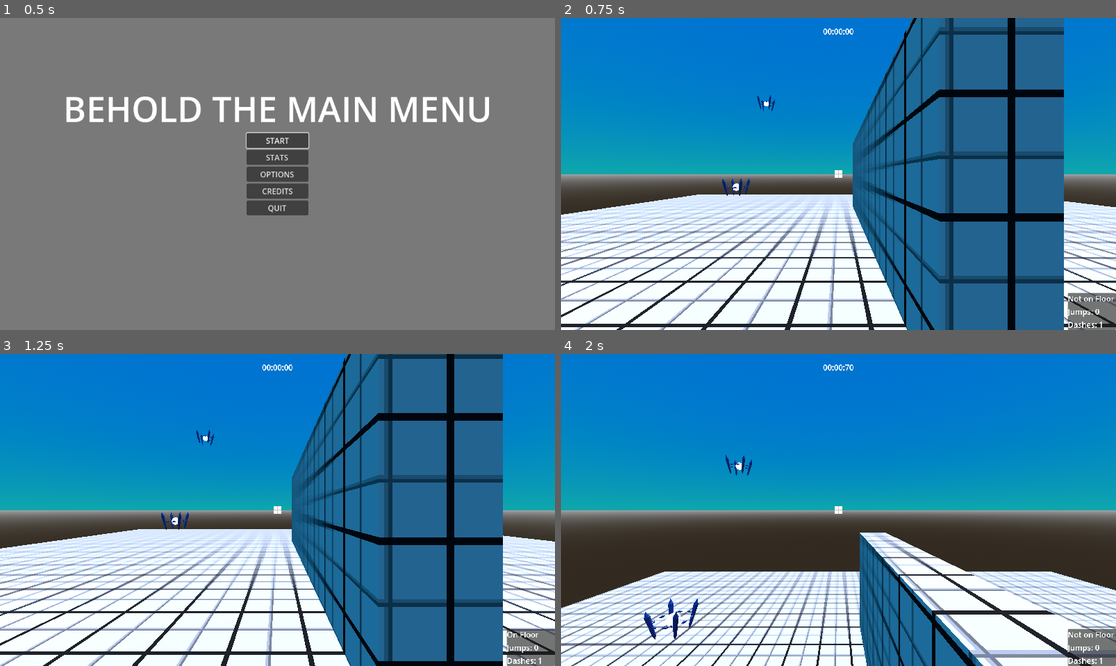
Above: before the commit, frames 1-4 (two rows, left to right).
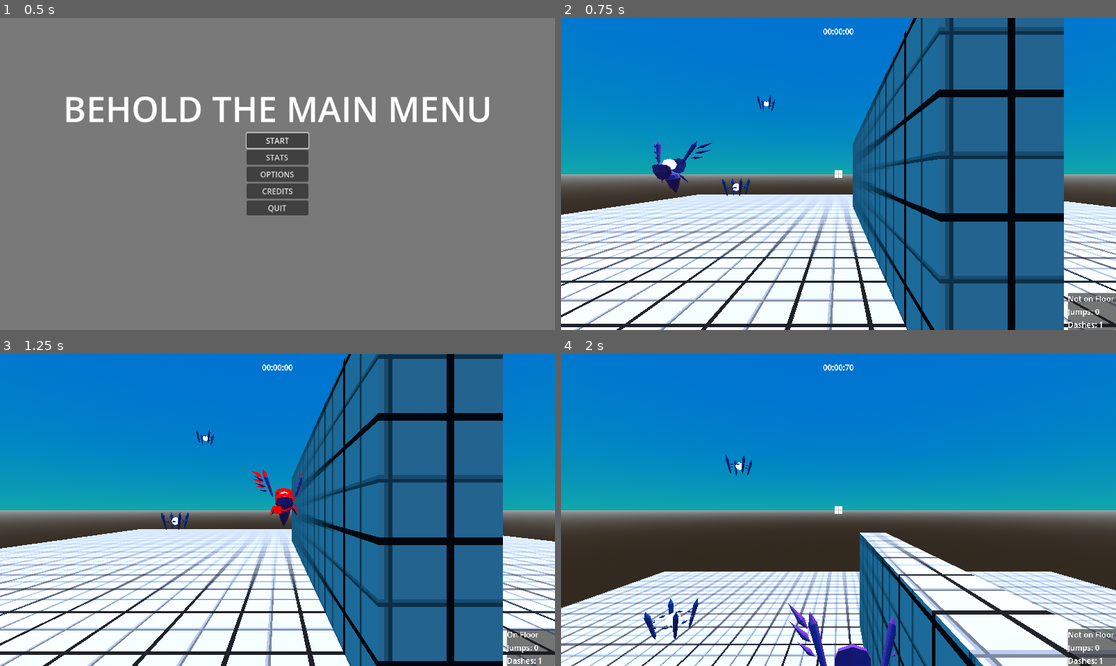
Above: after the commit, the same moments.

Repository: lucasrumney94/GodotGoneWild
Game: Godot game, scene res://Main/main_menu.tscn
Two runs of this game, one before a commit and one after it. Both use one fixed random seed, a clock stepped at 60 frames per second and the inputs below.
Inputs (mouse positions are in pixels of both pictures, inside the frame that each line leads up to):
- Up to frame 1 (0.5 s): no input
- Up to frame 2 (0.75 s): click "START" at 0.5 s
- Up to frame 3 (1.25 s): no input
- Up to frame 4 (2 s): move the mouse to (866, 510) at 1.27 s; hold W (move_forward) from 1.28 s (still down); click (866, 510) at 1.35 s; tap Space (jump) at 1.52 s

Frame 1 is identical in both runs. In frame 2, 0.5% of the frame differs, in the area x 16-28%, y 39-57%; in frame 3, 0.5%; in frame 4, 1.0%, in the area x 23-61%, y 79-100%.

Commit message:
added Outliner Component to add to enemies
Because the enemy meshes are multiple meshes, i added a component to go through their hierarchy and select the meshes, duplicate their materials, and add the outline material so they can be properly highlighted when the player targets them

Diff:
--- a/godot-wild-tower/Main/main_game.tscn
+++ b/godot-wild-tower/Main/main_game.tscn
@@ -6,6 +6,7 @@
 [ext_resource type="PackedScene" uid="uid://do1pmtbmc423e" path="res://UI/pause_menu.tscn" id="2_2vuh2"]
 [ext_resource type="PackedScene" uid="uid://y00sgnh5ws4h" path="res://Objects/Environment/finish_area.tscn" id="6_ga075"]
 [ext_resource type="PackedScene" uid="uid://5x1047hex40t" path="res://Objects/Enemies/BasicEnemyOUTLINE_TEST.tscn" id="6_kji67"]
+[ext_resource type="PackedScene" uid="uid://c08aetbdbnjbc" path="res://Objects/Enemies/MobileEnemy_OUTLINE.tscn" id="7_7tlvw"]
 
 [sub_resource type="ProceduralSkyMaterial" id="ProceduralSkyMaterial_m2u75"]
 sky_top_color = Color(0, 0.446616, 0.82605, 1)
@@ -18,6 +19,9 @@
 background_mode = 2
 sky = SubResource("Sky_2t8uw")
 
+[sub_resource type="SphereMesh" id="SphereMesh_aawc2"]
+radius = 0.2
+
 [sub_resource type="BoxShape3D" id="BoxShape3D_ibbg3"]
 size = Vector3(28, 1, 28)
 
@@ -26,9 +30,6 @@
 [sub_resource type="BoxShape3D" id="BoxShape3D_8aowc"]
 size = Vector3(1, 5, 10)
 
-[sub_resource type="SphereMesh" id="SphereMesh_aawc2"]
-radius = 0.2
-
 [node name="MainGame" type="Node3D"]
 script = ExtResource("1_14x2i")
 pause_menu_scene = ExtResource("2_2vuh2")
@@ -36,56 +37,12 @@
 [node name="WorldEnvironment" type="WorldEnvironment" parent="."]
 environment = SubResource("Environment_clk17")
 
-[node name="Floor" type="StaticBody3D" parent="."]
+[node name="Environment" type="Node3D" parent="."]
 
-[node name="CollisionShape3D" type="CollisionShape3D" parent="Floor"]
-shape = SubResource("BoxShape3D_ibbg3")
-
-[node name="MeshInstance3D" type="MeshInstance3D" parent="Floor"]
-transform = Transform3D(28, 0, 0, 0, 1, 0, 0, 0, 28, 0, 0, 0)
-material_override = ExtResource("1_ywoid")
-mesh = SubResource("BoxMesh_hlqw6")
-
-[node name="Floor3" type="StaticBody3D" parent="."]
-transform = Transform3D(1, 0, 0, 0, 1, 0, 0, 0, 1, 26.2435, 20.4398, 0)
-
-[node name="CollisionShape3D" type="CollisionShape3D" parent="Floor3"]
-shape = SubResource("BoxShape3D_ibbg3")
-
-[node name="MeshInstance3D" type="MeshInstance3D" parent="Floor3"]
-transform = Transform3D(28, 0, 0, 0, 1, 0, 0, 0, 28, 0, 0, 0)
-material_override = ExtResource("1_ywoid")
-mesh = SubResource("BoxMesh_hlqw6")
-
-[node name="Floor2" type="StaticBody3D" parent="."]
-transform = Transform3D(1, 0, 0, 0, 1, 0, 0, 0, 1, 0, 37.8598, 18.5612)
-
-[node name="CollisionShape3D" type="CollisionShape3D" parent="Floor2"]
-shape = SubResource("BoxShape3D_ibbg3")
-
-[node name="MeshInstance3D" type="MeshInstance3D" parent="Floor2"]
-transform = Transform3D(28, 0, 0, 0, 1, 0, 0, 0, 28, 0, 0, 0)
-material_override = ExtResource("1_ywoid")
-mesh = SubResource("BoxMesh_hlqw6")
-
-[node name="Wall" type="StaticBody3D" parent="."]
-transform = Transform3D(1, 0, 0, 0, 1, 0, 0, 0, 1, -0.0784936, 1.58037, -2.15353)
-
-[node name="CollisionShape3D" type="CollisionShape3D" parent="Wall"]
-shape = SubResource("BoxShape3D_8aowc")
-
-[node name="MeshInstance3D" type="MeshInstance3D" parent="Wall"]
-transform = Transform3D(1, 0, 0, 0, 5, 0, 0, 0, 10, 0, 0, 0)
-material_override = ExtResource("1_ywoid")
-mesh = SubResource("BoxMesh_hlqw6")
-
-[node name="Player" parent="." instance=ExtResource("1_27g07")]
-transform = Transform3D(1, 0, 0, 0, 1, 0, 0, 0, 1, -1.39197, 0.749502, 4.78003)
-
-[node name="DirectionalLight3D" type="DirectionalLight3D" parent="."]
+[node name="DirectionalLight3D" type="DirectionalLight3D" parent="Environment"]
 transform = Transform3D(1, 0, 0, 0, -0.455545, 0.890213, 0, -0.890213, -0.455545, 0, 0, 0)
 
-[node name="CPUParticles3D" type="CPUParticles3D" parent="."]
+[node name="CPUParticles3D" type="CPUParticles3D" parent="Environment"]
 transform = Transform3D(1, 0, 0, 0, 1, 0, 0, 0, 1, 0, 69.3802, 0)
 layers = 4
 amount = 500
@@ -93,6 +50,54 @@
 mesh = SubResource("SphereMesh_aawc2")
 emission_shape = 3
 emission_box_extents = Vector3(28, 1, 28)
+
+[node name="Floor" type="StaticBody3D" parent="Environment"]
+
+[node name="CollisionShape3D" type="CollisionShape3D" parent="Environment/Floor"]
+shape = SubResource("BoxShape3D_ibbg3")
+
+[node name="MeshInstance3D" type="MeshInstance3D" parent="Environment/Floor"]
+transform = Transform3D(28, 0, 0, 0, 1, 0, 0, 0, 28, 0, 0, 0)
+material_override = ExtResource("1_ywoid")
+mesh = SubResource("BoxMesh_hlqw6")
+
+[node name="Floor3" type="StaticBody3D" parent="Environment"]
+transform = Transform3D(1, 0, 0, 0, 1, 0, 0, 0, 1, 26.2435, 20.4398, 0)
+
+[node name="CollisionShape3D" type="CollisionShape3D" parent="Environment/Floor3"]
+shape = SubResource("BoxShape3D_ibbg3")
+
+[node name="MeshInstance3D" type="MeshInstance3D" parent="Environment/Floor3"]
+transform = Transform3D(28, 0, 0, 0, 1, 0, 0, 0, 28, 0, 0, 0)
+material_override = ExtResource("1_ywoid")
+mesh = SubResource("BoxMesh_hlqw6")
+
+[node name="Floor2" type="StaticBody3D" parent="Environment"]
+transform = Transform3D(1, 0, 0, 0, 1, 0, 0, 0, 1, 0, 37.8598, 18.5612)
+
+[node name="CollisionShape3D" type="CollisionShape3D" parent="Environment/Floor2"]
+shape = SubResource("BoxShape3D_ibbg3")
+
+[node name="MeshInstance3D" type="MeshInstance3D" parent="Environment/Floor2"]
+transform = Transform3D(28, 0, 0, 0, 1, 0, 0, 0, 28, 0, 0, 0)
+material_override = ExtResource("1_ywoid")
+mesh = SubResource("BoxMesh_hlqw6")
+
+[node name="Wall" type="StaticBody3D" parent="Environment"]
+transform = Transform3D(1, 0, 0, 0, 1, 0, 0, 0, 1, -0.0784936, 1.58037, -2.15353)
+
+[node name="CollisionShape3D" type="CollisionShape3D" parent="Environment/Wall"]
+shape = SubResource("BoxShape3D_8aowc")
+
+[node name="MeshInstance3D" type="MeshInstance3D" parent="Environment/Wall"]
+transform = Transform3D(1, 0, 0, 0, 5, 0, 0, 0, 10, 0, 0, 0)
+material_override = ExtResource("1_ywoid")
+mesh = SubResource("BoxMesh_hlqw6")
+
+[node name="FinishArea" parent="Environment" instance=ExtResource("6_ga075")]
+
+[node name="Player" parent="." instance=ExtResource("1_27g07")]
+transform = Transform3D(1, 0, 0, 0, 1, 0, 0, 0, 1, -1.39197, 0.749502, 4.78003)
 
 [node name="BasicEnemy4" parent="." instance=ExtResource("6_kji67")]
 transform = Transform3D(1, 0, 0, 0, 1, 0, 0, 0, 1, -6.29282, 1.22017, -5.2885)
@@ -115,4 +120,5 @@
 [node name="BasicEnemy10" parent="." instance=ExtResource("6_kji67")]
 transform = Transform3D(1, 0, 0, 0, 1, 0, 0, 0, 1, -3.69269, 45.0464, 4.66635)
 
-[node name="FinishArea" parent="." instance=ExtResource("6_ga075")]
+[node name="MobileEnemy_OUTLINE" parent="." instance=ExtResource("7_7tlvw")]
+transform = Transform3D(1, 0, 0, 0, 1, 0, 0, 0, 1, -9.53243, 1.70001, -2.06288)
--- a/godot-wild-tower/Objects/Enemies/BasicEnemyOUTLINE_TEST.tscn
+++ b/godot-wild-tower/Objects/Enemies/BasicEnemyOUTLINE_TEST.tscn
@@ -1,27 +1,29 @@
-[gd_scene load_steps=8 format=3 uid="uid://5x1047hex40t"]
+[gd_scene load_steps=10 format=3 uid="uid://5x1047hex40t"]
 
+[ext_resource type="Material" uid="uid://bio0jujhqeko5" path="res://Objects/Enemies/outline_material.tres" id="1_1twxw"]
 [ext_resource type="Shader" path="res://Objects/Enemies/outline_shader.gdshader" id="1_peusp"]
 [ext_resource type="Shader" path="res://Objects/Enemies/basic_shader.gdshader" id="2_m1ntn"]
 [ext_resource type="PackedScene" uid="uid://dpsgthsbj685l" path="res://Objects/Enemies/Cherubim.glb" id="3_8yv4s"]
+[ext_resource type="PackedScene" uid="uid://bonck86xrxwj0" path="res://Objects/Enemies/outliner_component.tscn" id="4_5e2qh"]
 
 [sub_resource type="BoxShape3D" id="BoxShape3D_ttc4u"]
 
 [sub_resource type="BoxMesh" id="BoxMesh_jbor8"]
 
-[sub_resource type="ShaderMaterial" id="ShaderMaterial_gv040"]
+[sub_resource type="ShaderMaterial" id="ShaderMaterial_dr681"]
+resource_local_to_scene = true
+render_priority = 0
+next_pass = ExtResource("1_1twxw")
+shader = ExtResource("2_m1ntn")
+
+[sub_resource type="ShaderMaterial" id="ShaderMaterial_qalsm"]
 resource_local_to_scene = true
 render_priority = 0
 shader = ExtResource("1_peusp")
 shader_parameter/color = Color(1, 0, 0, 1)
 shader_parameter/size = 1.0
 
-[sub_resource type="ShaderMaterial" id="ShaderMaterial_dr681"]
-resource_local_to_scene = true
-render_priority = 0
-next_pass = SubResource("ShaderMaterial_gv040")
-shader = ExtResource("2_m1ntn")
-
-[node name="BasicEnemy" type="CharacterBody3D"]
+[node name="BasicEnemy_OUTLINE" type="CharacterBody3D"]
 collision_layer = 2
 
 [node name="BasicEnemyCollider" type="CollisionShape3D" parent="."]
@@ -34,3 +36,6 @@
 surface_material_override/0 = SubResource("ShaderMaterial_dr681")
 
 [node name="Cherubim" parent="." instance=ExtResource("3_8yv4s")]
+
+[node name="OutlinerComponent" parent="." instance=ExtResource("4_5e2qh")]
+outline_material = SubResource("ShaderMaterial_qalsm")
--- /dev/null
+++ b/godot-wild-tower/Objects/Enemies/MobileEnemy_OUTLINE.tscn
@@ -0,0 +1,34 @@
+[gd_scene load_steps=7 format=3 uid="uid://c08aetbdbnjbc"]
+
+[ext_resource type="Script" path="res://Objects/Enemies/mobileenemy.gd" id="1_ou6b6"]
+[ext_resource type="PackedScene" uid="uid://bonck86xrxwj0" path="res://Objects/Enemies/outliner_component.tscn" id="2_7bmx8"]
+[ext_resource type="PackedScene" uid="uid://cvtcfxlkl0fw6" path="res://Objects/Enemies/Elohim.glb" id="2_sq8n4"]
+[ext_resource type="Shader" path="res://Objects/Enemies/outline_shader.gdshader" id="3_gibdk"]
+
+[sub_resource type="ShaderMaterial" id="ShaderMaterial_l2acr"]
+resource_local_to_scene = true
+render_priority = 0
+shader = ExtResource("3_gibdk")
+shader_parameter/color = Color(1, 0, 0, 1)
+shader_parameter/size = 1.0
+
+[sub_resource type="CylinderShape3D" id="CylinderShape3D_8n1er"]
+height = 1.5
+radius = 0.6
+
+[node name="MobileEnemy_OUTLINE" type="CharacterBody3D"]
+collision_layer = 2
+script = ExtResource("1_ou6b6")
+
+[node name="OutlinerComponent" parent="." instance=ExtResource("2_7bmx8")]
+outline_material = SubResource("ShaderMaterial_l2acr")
+
+[node name="CollisionShape3D" type="CollisionShape3D" parent="."]
+transform = Transform3D(1, 0, 0, 0, 1, 0, 0, 0, 1, 0, 0.75, 0)
+shape = SubResource("CylinderShape3D_8n1er")
+
+[node name="MeshInstance3D" type="MeshInstance3D" parent="."]
+visible = false
+
+[node name="Elohim" parent="." instance=ExtResource("2_sq8n4")]
+transform = Transform3D(1, 0, 0, 0, 1, 0, 0, 0, 1, 0, 0, -0.05)
--- /dev/null
+++ b/godot-wild-tower/Objects/Enemies/outline_material.tres
@@ -0,0 +1,10 @@
+[gd_resource type="ShaderMaterial" load_steps=2 format=3 uid="uid://bio0jujhqeko5"]
+
+[ext_resource type="Shader" path="res://Objects/Enemies/outline_shader.gdshader" id="1_342i0"]
+
+[resource]
+resource_local_to_scene = true
+render_priority = 0
+shader = ExtResource("1_342i0")
+shader_parameter/color = Color(1, 0, 0, 1)
+shader_parameter/size = 1.0
--- /dev/null
+++ b/godot-wild-tower/Objects/Enemies/outliner_component.gd
@@ -0,0 +1,35 @@
+extends Node
+class_name Outliner
+
+@export var outline_material: Material
+
+var meshes: Array[MeshInstance3D] = []
+
+
+func _ready():
+	find_meshes(get_parent())
+
+
+func find_meshes(base_node: Node):
+	for child in base_node.get_children():
+		if child is MeshInstance3D:
+			if child.visible:
+				meshes.append(child)
+				override_surface_material(child)
+		else:
+			find_meshes(child)
+
+
+func override_surface_material(mesh_instance: MeshInstance3D):
+	var mat: Material = mesh_instance.mesh.surface_get_material(0).duplicate()
+	mat.next_pass = outline_material
+	mesh_instance.set_surface_override_material(0, mat)
+
+
+func set_mesh_outlines(setting: bool):
+	for mesh in meshes:
+		var outline_mat = mesh.get_surface_override_material(0).next_pass
+		if setting:
+			outline_mat.set_shader_parameter("size", 1.1)
+		else:
+			outline_mat.set_shader_parameter("size", 1.0)
--- /dev/null
+++ b/godot-wild-tower/Objects/Enemies/outliner_component.tscn
@@ -0,0 +1,8 @@
+[gd_scene load_steps=3 format=3 uid="uid://bonck86xrxwj0"]
+
+[ext_resource type="Script" path="res://Objects/Enemies/outliner_component.gd" id="1_kl5yc"]
+[ext_resource type="Material" uid="uid://bio0jujhqeko5" path="res://Objects/Enemies/outline_material.tres" id="2_7kpy2"]
+
+[node name="OutlinerComponent" type="Node"]
+script = ExtResource("1_kl5yc")
+outline_material = ExtResource("2_7kpy2")
--- a/godot-wild-tower/Objects/Player/player.gd
+++ b/godot-wild-tower/Objects/Player/player.gd
@@ -35,7 +35,7 @@
 var gravity_mult: float = 1.0
 
 var current_enemy: Object = null
-var enemy_mesh: MeshInstance3D = null
+var enemy_outliner: Outliner = null
 
 var started: bool = false
 
@@ -370,36 +370,31 @@
 func check_eye_ray():
 	if !%RayCastEyes.is_colliding():
 		%Crosshair.modulate = Color.WHITE
-		effect_enemy_mesh(false)
+		effect_enemy_outline(false)
 	else:
 		var collider = %RayCastEyes.get_collider()
 		if (collider.get_collision_layer() & 2):
 			if current_enemy != collider:
-				effect_enemy_mesh(false)
+				effect_enemy_outline(false)
 				current_enemy = collider
 				for child in collider.get_children():
-					if child is MeshInstance3D:
-						enemy_mesh = child
+					if child is Outliner:
+						enemy_outliner = child
 						break
 			%Crosshair.modulate = Color.RED
-			effect_enemy_mesh(true)
+			effect_enemy_outline(true)
 			#set outline on next_pass shader of enemy material
 
 		else:
 			%Crosshair.modulate = Color.WHITE
-			effect_enemy_mesh(false)
-
-
-func effect_enemy_mesh(setting: bool):
-	if enemy_mesh == null: return
-
-	var base_material = enemy_mesh.get_surface_override_material(0)
-	if base_material == null: return
-
-	var outline_material = base_material.next_pass
-	if setting:
-		outline_material.set_shader_parameter("size", 1.1)
-	else:
-		outline_material.set_shader_parameter("size", 1.0)
-		enemy_mesh = null
+			effect_enemy_outline(false)
+
+
+func effect_enemy_outline(setting: bool):
+	if enemy_outliner == null: return
+
+	enemy_outliner.set_mesh_outlines(setting)
+
+	if !setting:
+		enemy_outliner = null
 		current_enemy = null
Not shown: 1 places in godot-wild-tower/Main/main_game.tscn that only renumber resources
